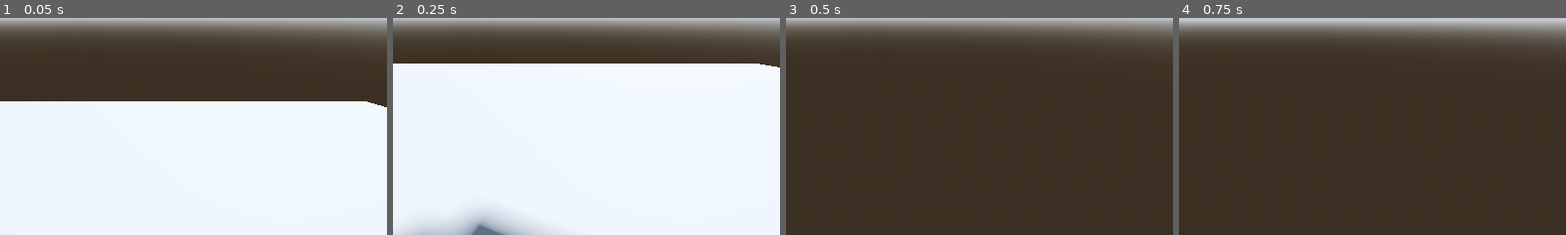
Above: before the commit, frames 1-4 (left to right).
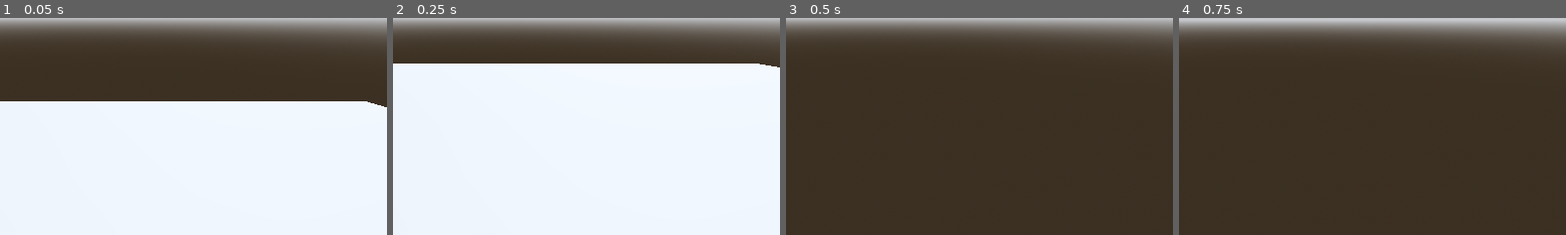
Above: after the commit, the same moments.

Repository: toni-zitoni/Boom
Game: Godot game, scene res://world.tscn
Same seed, same stepped clock (60 frames per second), same inputs: the game is played once before the commit and once after it.
Inputs (mouse positions are % of the whole screen's width and height, from its top left):
- Up to frame 1 (0.05 s): no input
- Up to frame 2 (0.25 s): no input
- Up to frame 3 (0.5 s): no input
- Up to frame 4 (0.75 s): move the mouse to (55, 50) at 0.52 s; hold W (up) from 0.53 s (still down); click (55, 50) at 0.6 s
The pictures show only the part of the screen within x 40-89%, y 50-100%; the shares and areas given below are measured in that part.

Frame 1 is identical in both runs. In frame 2, 2.2% of the frame differs, in the area x 2-41%, y 89-100%; in frame 3, nothing differs; in frame 4, nothing differs.

Commit message:
Made progress on bomb and enemy behavior.

Diff:
--- a/Player.gd
+++ b/Player.gd
@@ -9,18 +9,18 @@
 @onready var head = $Head
 @onready var camera = $Head/Camera3D
 
+var canThrowBomb = true
 var Bomb = preload("res://basic_bomb.tscn")
+
 
 func _ready():
 	Input.set_mouse_mode(Input.MOUSE_MODE_CAPTURED)
-
 
 func _unhandled_input(event):
 	if event is InputEventMouseMotion:
 		head.rotate_y(-event.relative.x * SENSITIVITY)
 		camera.rotate_x(-event.relative.y * SENSITIVITY)
 		camera.rotation.x = clamp(camera.rotation.x, deg_to_rad(-40), deg_to_rad(60))
-
 
 func _physics_process(delta: float) -> void:
 	# Add the gravity.
@@ -44,7 +44,19 @@
 	move_and_slide()
 
 func bombThrow():
-	if Input.is_action_just_released("throw"):
+	if Input.is_action_just_released("throw") && canThrowBomb:
 		var bomb_ins = Bomb.instantiate()
 		bomb_ins.position = $Head/BombPos.global_position
 		get_tree().current_scene.add_child(bomb_ins)
+
+		canThrowBomb = false
+		$ThrowTimer.start()
+
+		var player_rotation = $Head.global_transform.basis.z.normalized()
+		var force = -18
+		var bomb_up_dir = 3.5
+
+		bomb_ins.apply_central_impulse(player_rotation * force * Vector3(0, bomb_up_dir, 0))
+
+func _on_throw_timer_timeout() -> void:
+	pass # Replace with function body.
--- /dev/null
+++ b/basic_bomb.gd
@@ -0,0 +1,17 @@
+extends RigidBody3D
+
+
+# Called when body collides with something.
+func _on_body_entered(body):
+	linear_damp = 0.3 # Dampens body's movement.
+	angular_damp = 1.5 # Dampens body's rotation.
+
+
+# Called when the node enters the scene tree for the first time.
+func _ready() -> void:
+	pass # Replace with function body.
+
+
+# Called every frame. 'delta' is the elapsed time since the previous frame.
+func _process(delta: float) -> void:
+	pass
--- a/basic_bomb.tscn
+++ b/basic_bomb.tscn
@@ -1,8 +1,16 @@
-[gd_scene load_steps=2 format=3 uid="uid://47lo5rs8momx"]
+[gd_scene load_steps=4 format=3 uid="uid://47lo5rs8momx"]
+
+[ext_resource type="Script" path="res://basic_bomb.gd" id="1_f0tob"]
+
+[sub_resource type="PhysicsMaterial" id="PhysicsMaterial_jey74"]
+bounce = 0.4
 
 [sub_resource type="SphereShape3D" id="SphereShape3D_supt3"]
 
-[node name="RigidBody3D" type="RigidBody3D"]
+[node name="Bomb" type="RigidBody3D"]
+physics_material_override = SubResource("PhysicsMaterial_jey74")
+continuous_cd = true
+script = ExtResource("1_f0tob")
 
 [node name="CSGSphere3D" type="CSGSphere3D" parent="."]
 
--- /dev/null
+++ b/big_demon.gd
@@ -0,0 +1,12 @@
+extends CharacterBody3D
+
+# Minimum speed of the Big Demon in meters per second.
+@export var min_speed = 10
+# Maximum speed of the Big Demon in meters per second.
+@export var max_speed = 18
+
+
+func _physics_process(_delta):
+	move_and_slide()
+
+func initialization(start_position, player_position)
--- /dev/null
+++ b/enemies.tscn
@@ -0,0 +1,17 @@
+[gd_scene load_steps=3 format=3 uid="uid://gt4uku1h10lv"]
+
+[ext_resource type="Script" path="res://big_demon.gd" id="1_5kx2q"]
+
+[sub_resource type="CapsuleShape3D" id="CapsuleShape3D_tvc5l"]
+
+[node name="BigDemon" type="CharacterBody3D"]
+script = ExtResource("1_5kx2q")
+min_speed = null
+max_speed = null
+
+[node name="MeshInstance3D" type="MeshInstance3D" parent="."]
+
+[node name="CollisionShape3D" type="CollisionShape3D" parent="."]
+shape = SubResource("CapsuleShape3D_tvc5l")
+
+[node name="Pivot" type="Node3D" parent="."]
--- a/world.tscn
+++ b/world.tscn
@@ -37,7 +37,7 @@
 script = ExtResource("1_ml1um")
 
 [node name="MeshInstance3D" type="MeshInstance3D" parent="Player"]
-transform = Transform3D(1, 0, 0, 0, 1, 0, 0, 0, 1, 0, 0.40155, 0)
+transform = Transform3D(1, 0, 0, 0, 1, 0, 0, 0, 1, 0, 0.635033, 0)
 mesh = SubResource("CapsuleMesh_c6cqa")
 
 [node name="CollisionShape3D" type="CollisionShape3D" parent="Player"]
@@ -52,3 +52,8 @@
 
 [node name="Camera3D" type="Camera3D" parent="Player/Head"]
 transform = Transform3D(1, 0, 0, 0, 1, 0, 0, 0, 1, 0, -1.02905, 0)
+
+[node name="ThrowTimer" type="Timer" parent="Player"]
+one_shot = true
+
+[connection signal="timeout" from="Player/ThrowTimer" to="Player" method="_on_throw_timer_timeout"]
